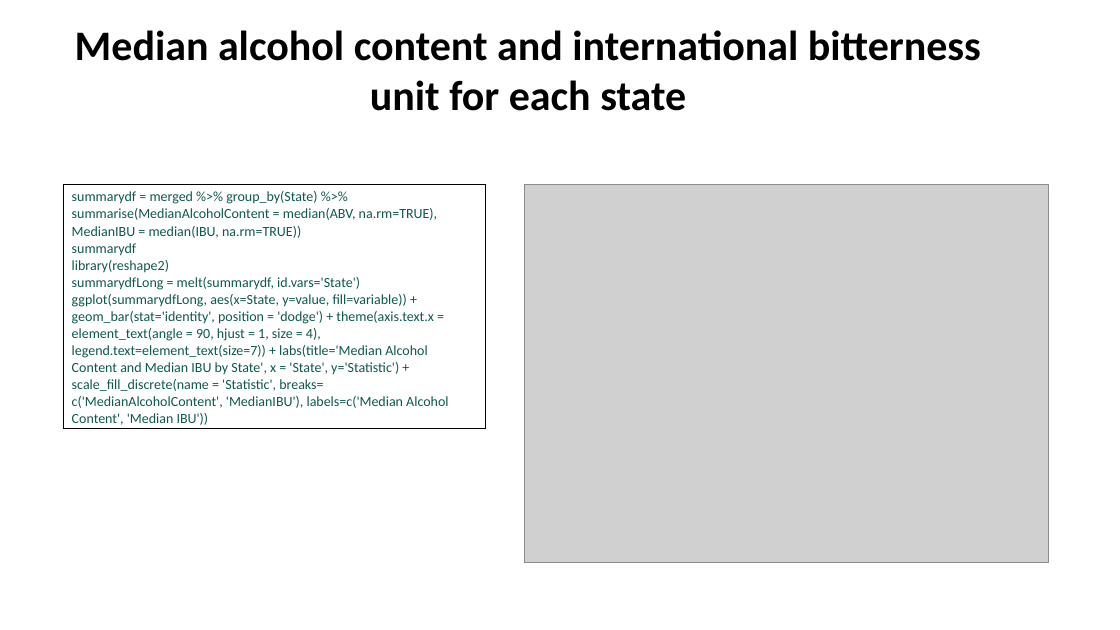
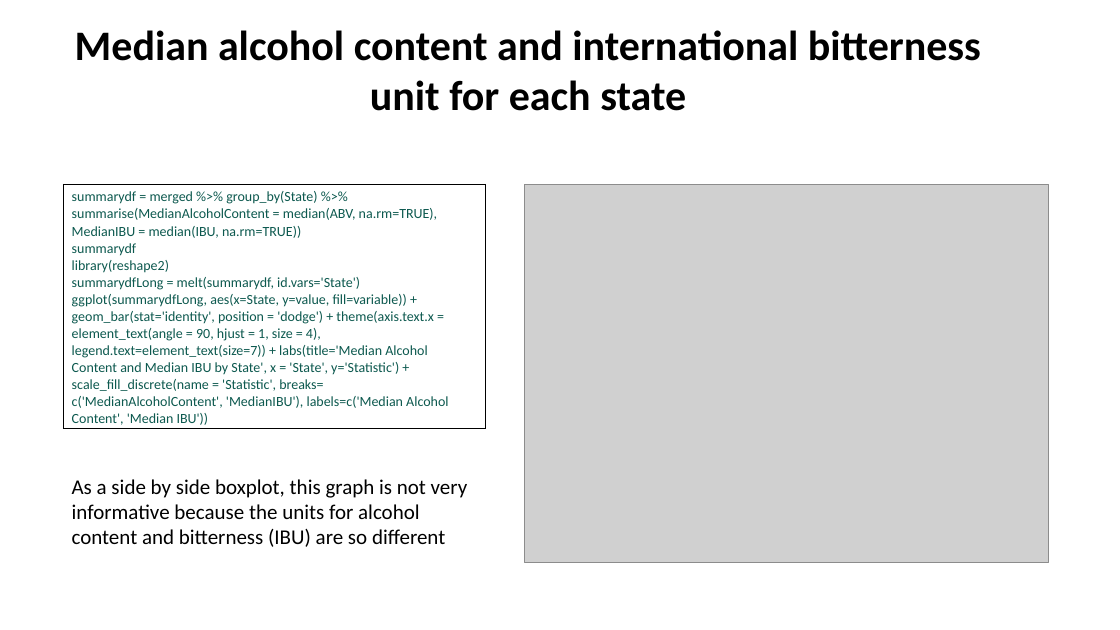
Before and after one commit to sfogelm/SMUDataScienceCapstone1, a slide deck: slide 8 of CaseStudy.pptx. Drawn at 1120x630 pixels with LibreOffice and Linux fonts; fonts in the diff are those of the drawing; grey boxes stand for pictures. Boxes give left, top, right and bottom in pixels: in the first picture for what was removed or moved away, otherwise in the second. Text is boxed around its words. In the diff, an @@ line names an element or a change of style, - is before the commit and + after.

```diff
--- a/CaseStudy.pptx
+++ b/CaseStudy.pptx
@@ text added at [72,479,468,547], 18 pt, text #000000 @@
+As a side by side boxplot, this graph is not very informative because the units for alcohol content and bitterness (IBU) are so different
```
Also in this commit, not shown: 8 other slides changed.
